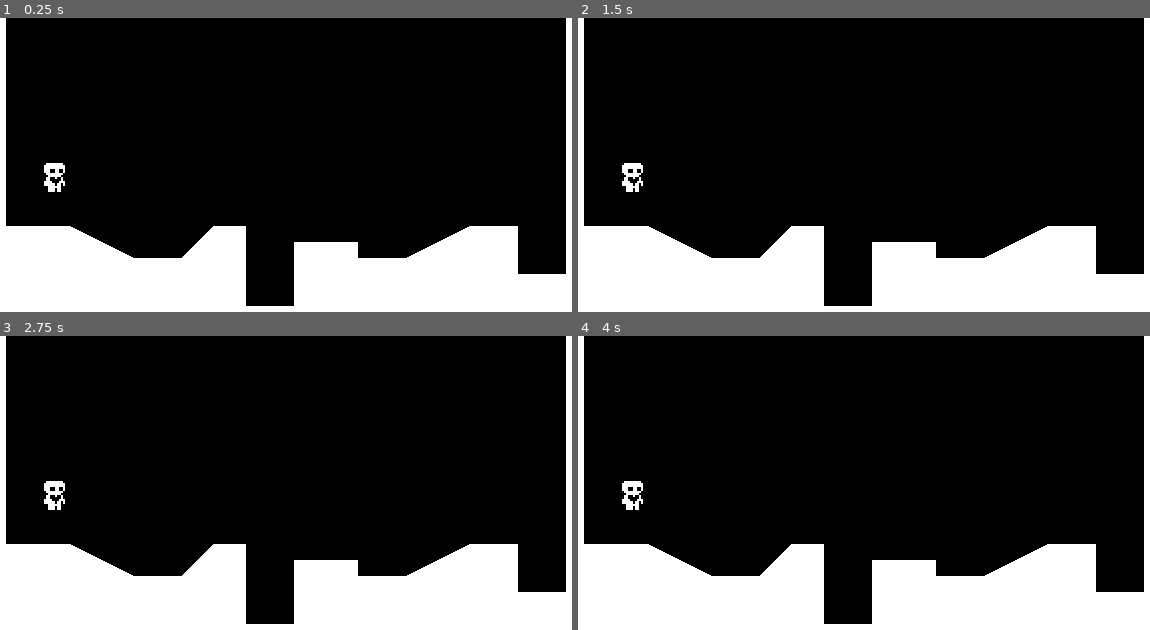
Above: before the commit, frames 1-4 (two rows, left to right).
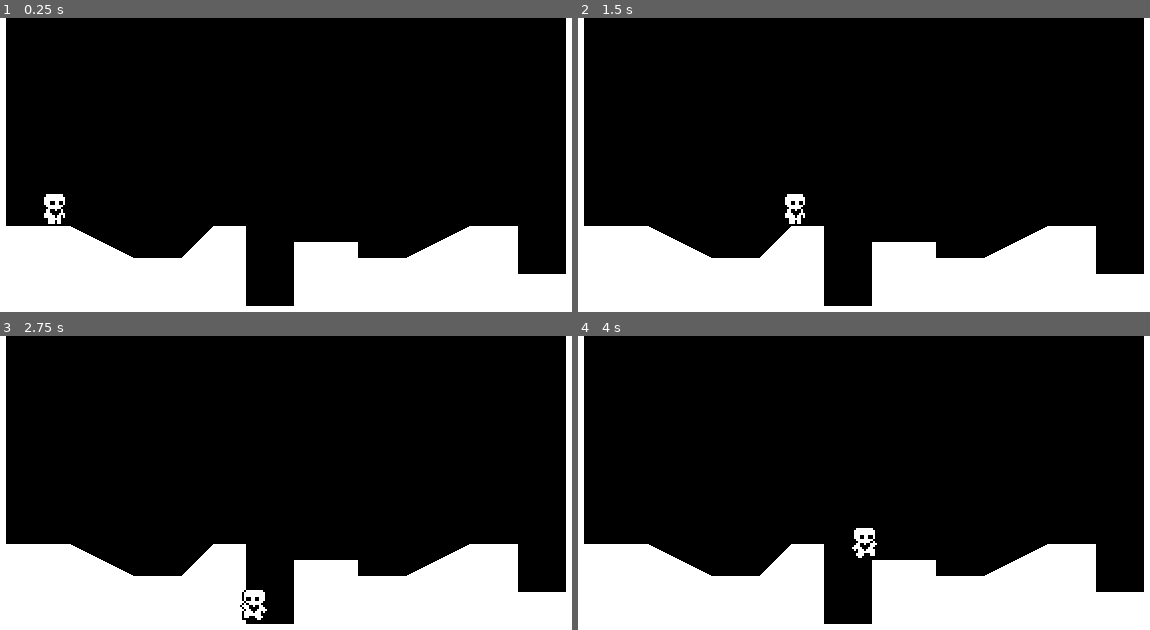
Above: after the commit, the same moments.

Repository: Segallardor/Heart-Platform
Game: Godot game, scene res://world.tscn
Two runs of this game, one before a commit and one after it. Both use one fixed random seed, a clock stepped at 60 frames per second and the inputs below.
Inputs:
- Up to frame 1 (0.25 s): no input
- Up to frame 2 (1.5 s): tap Enter at 0.5 s; hold Right (ui_right) from 0.53 s (still down); tap Up (ui_up) at 0.77 s
- Up to frame 3 (2.75 s): tap Up (ui_up) at 1.52 s; release Right (ui_right) at 2.03 s; hold Left (ui_left) from 2.03 s (still down)
- Up to frame 4 (4 s): release Left (ui_left) at 2.78 s; hold Right (ui_right) from 2.78 s (still down); tap Up (ui_up) at 3.02, 3.77 s

The runs differ from the first frame. In frame 1, 0.5% of the frame differs, in the area x 7-12%, y 49-71%; in frame 2, 0.5%; in frame 3, 0.5%, in the area x 7-47%, y 49-97%; in frame 4, 0.5%.
Error before the commit: Parse Error: Expected indented block after "if" block. (res://player.gd:24)

Commit message:
HeartPlatform-P3 start

Diff:
--- a/player.gd
+++ b/player.gd
@@ -22,7 +22,7 @@
 	move_and_slide()
 	var just_left_ledge = was_on_floor and not is_on_floor() and velocity.y >= 0
 	if just_left_ledge:
-	coyote_jump_timer.start()
+		coyote_jump_timer.start()
 
 func apply_gravity(delta):
 	if not is_on_floor():
@@ -32,7 +32,7 @@
 	if is_on_floor() or coyote_jump_timer.time_left > 0.0:
 		if Input.is_action_just_pressed("ui_up"):
 			velocity.y = JUMP_VELOCITY
-	else:
+	if not is_on_floor():
 		if Input.is_action_just_released("ui_up") and velocity.y < JUMP_VELOCITY / 2:
 			velocity.y = JUMP_VELOCITY / 2
 
--- a/player.tscn
+++ b/player.tscn
@@ -95,5 +95,5 @@
 shape = SubResource("RectangleShape2D_hapu2")
 
 [node name="CoyoteJumpTimer" type="Timer" parent="."]
-wait_time = 0.02
+wait_time = 0.15
 one_shot = true
